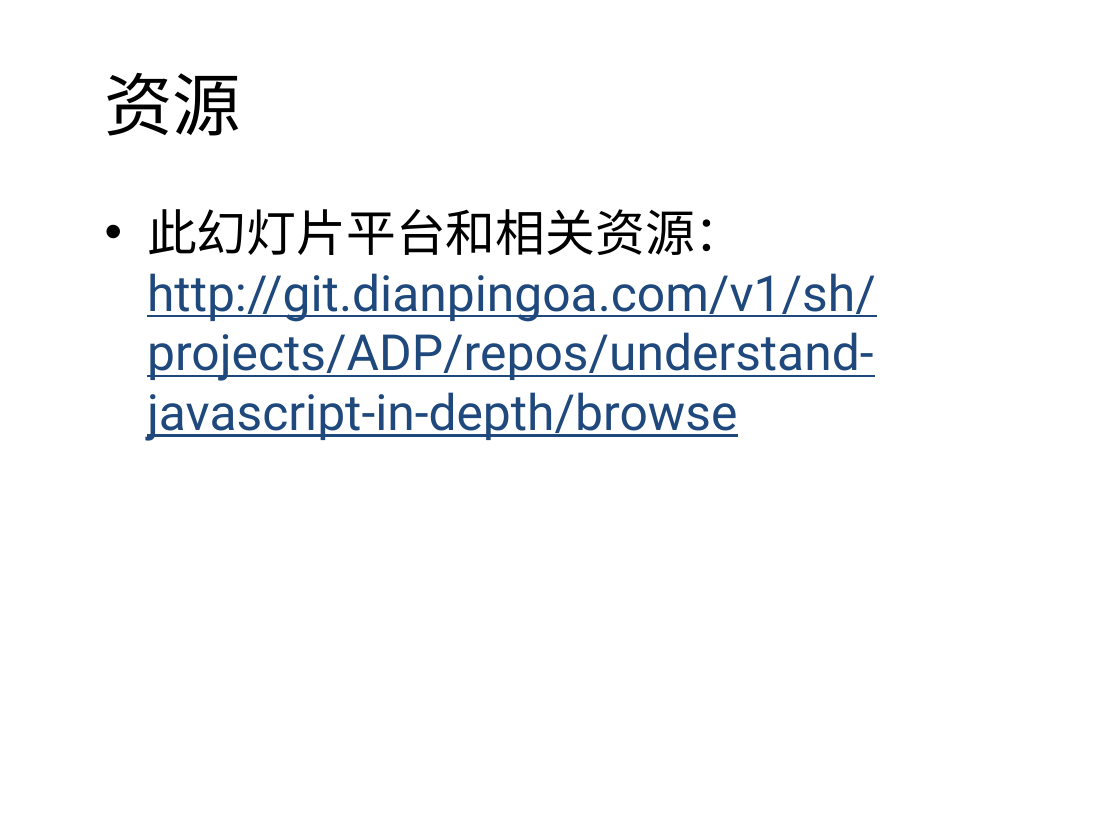
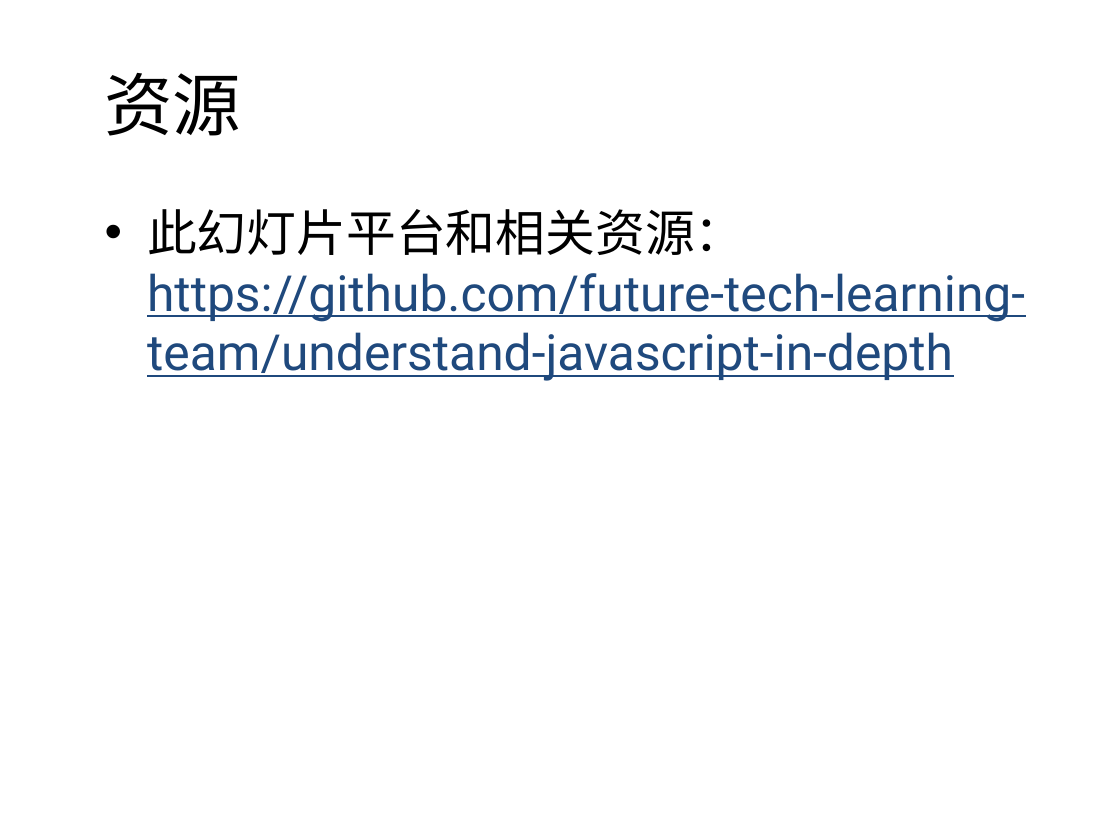
Before and after one commit to future-tech-learning-team/understand-javascript-in-depth, a slide deck: slide 18 of ppt/understand-javascript-in-depth(part 2).pptx. Drawn at 1120x840 pixels with LibreOffice and Linux fonts; fonts in the diff are those of the drawing; background and template pictures are left out. Boxes give left, top, right and bottom in pixels: in the first picture for what was removed or moved away, otherwise in the second. Text is boxed around its words. In the diff, an @@ line names an element or a change of style, - is before the commit and + after.

```diff
--- a/ppt/understand-javascript-in-depth(part 2).pptx
+++ b/ppt/understand-javascript-in-depth(part 2).pptx
@@ text at [147, 209, 1025, 381]: text changed @@
-• 此幻灯片平台和相关资源：
-  http://git.dianpingoa.com/v1/sh/projects/ADP/repos/understand-javascript-in-depth/browse
+• 此幻灯片平台和相关资源：
+  https://github.com/future-tech-learning-team/understand-javascript-in-depth
```
Also in this commit, not shown: 1 other file.
